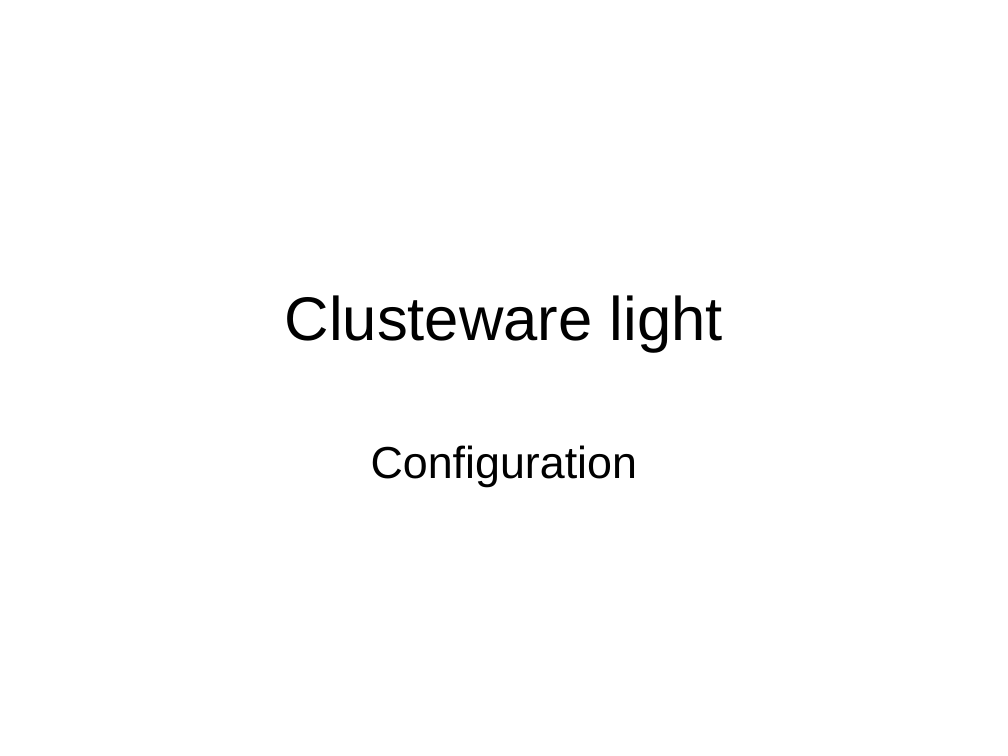
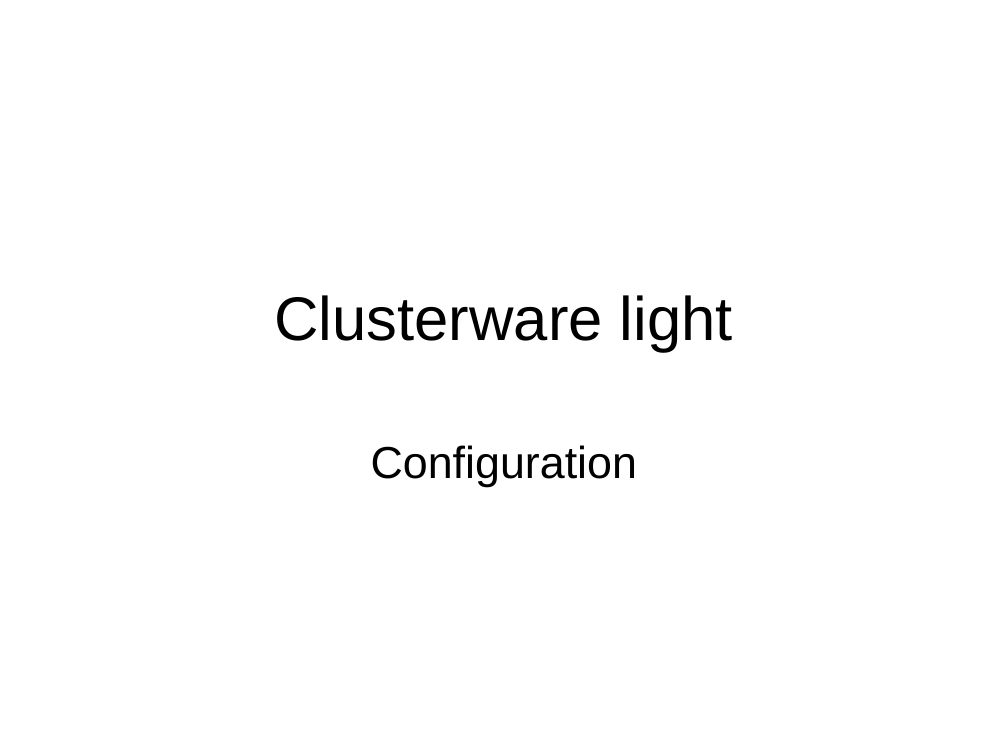
Before and after one commit to aeternity/app_ctrl, a slide deck: slide 1 of doc/cw_principles.ppt. Drawn at 1008x756 pixels with LibreOffice and Linux fonts; fonts in the diff are those of the drawing. Boxes give left, top, right and bottom in pixels: in the first picture for what was removed or moved away, otherwise in the second. Text is boxed around its words. In the diff, an @@ line names an element or a change of style, - is before the commit and + after.

Commit message:
Correct slide typo

```diff
--- a/doc/cw_principles.ppt
+++ b/doc/cw_principles.ppt
@@ title at <box>274,295,733,352</box>: text changed @@
-Clusteware light
+Clusterware light
```
Also in this commit, not shown: 2 other slides changed.
